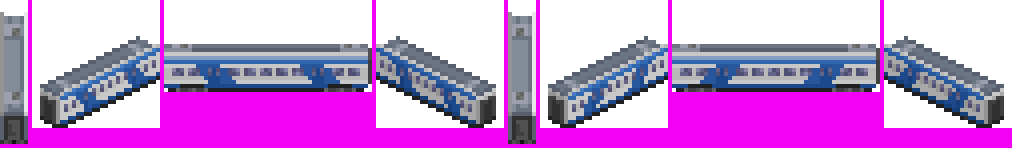
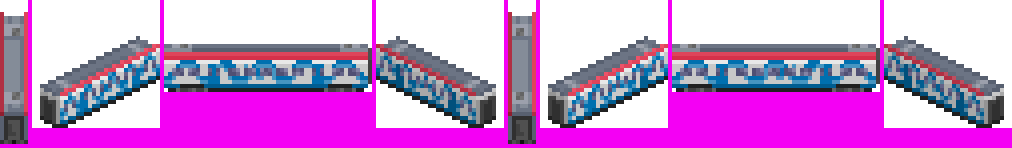
Revision of a layered w=1012, h=148 image; what changed, layer by layer:
showed "0.0_2 stripes", painted on it over [60, 52, 984, 124]
hid "0.0_1 stripes", painted on it over [0, 12, 984, 124]
painted on "mockup" over [80, 64, 964, 116]
